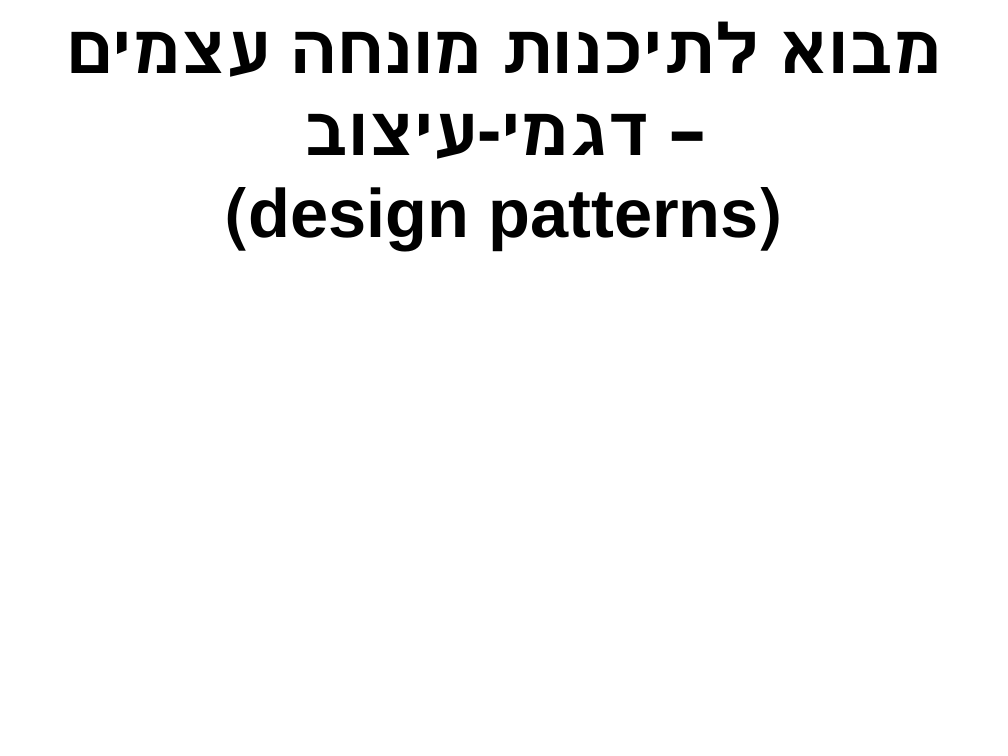
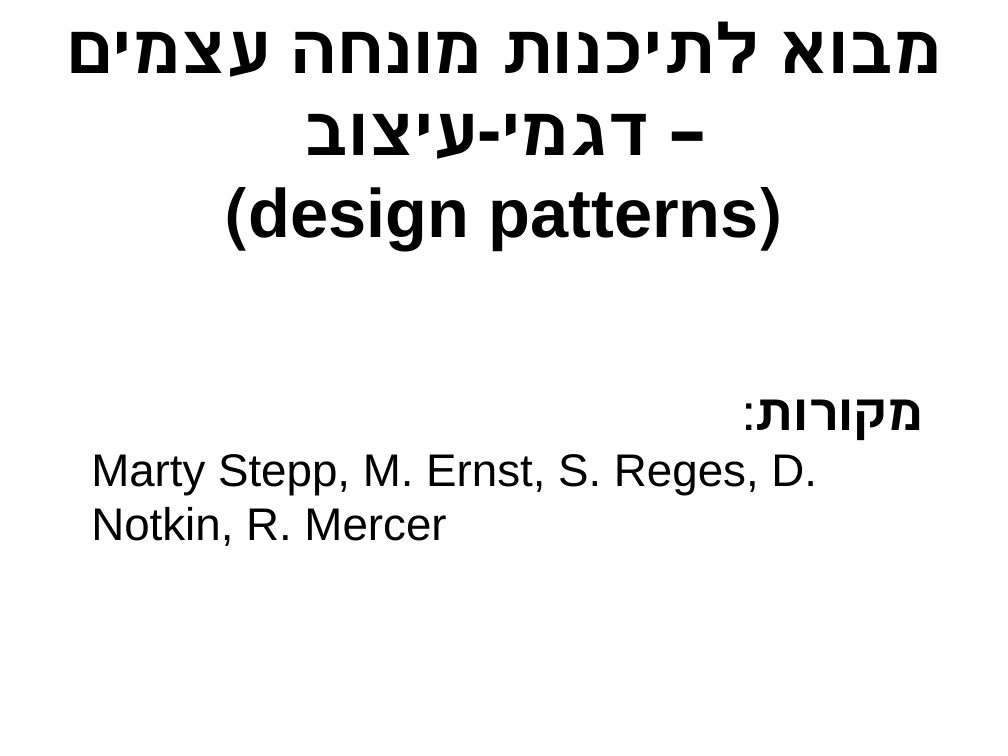
Before and after one commit to erelsgl-at-ariel/oop-5778, a slide deck: slide 1 of sikumim/09b-designpatterns.odp. Drawn at 1008x756 pixels with LibreOffice and Linux fonts; fonts in the diff are those of the drawing. Boxes give left, top, right and bottom in pixels: in the first picture for what was removed or moved away, otherwise in the second. Text is boxed around its words. In the diff, an @@ line names an element or a change of style, - is before the commit and + after.

```diff
--- a/sikumim/09b-designpatterns.odp
+++ b/sikumim/09b-designpatterns.odp
@@ text added at (91,399,924,546), 36 pt, text #000000 @@
+מקורות:
+Marty Stepp, M. Ernst, S. Reges, D. Notkin, R. Mercer
```
Also in this commit, not shown: 1 other slide changed, 3 slides added, 1 other file.
